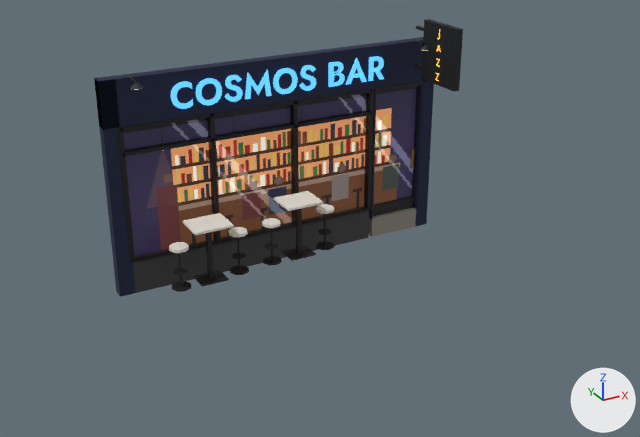
One commit to the glTF model art/models/props/venues/cosmos_bar.glb: the scene before it, then after it.
Both versions are drawn from a 50 mm lens placed at (-6.78, -13.89, 7.19), pointed at (-0.26, -2.03, 1.26). Every picture has the same lights, and +X, +Y and +Z are marked at lower right. The older version comes first. Objects named as collision shapes, trigger or cutter boxes, shadow casters or lower levels of detail are left out. Vertices at exactly the same position are counted once.

In view in the first picture: 'CosmosBar'.
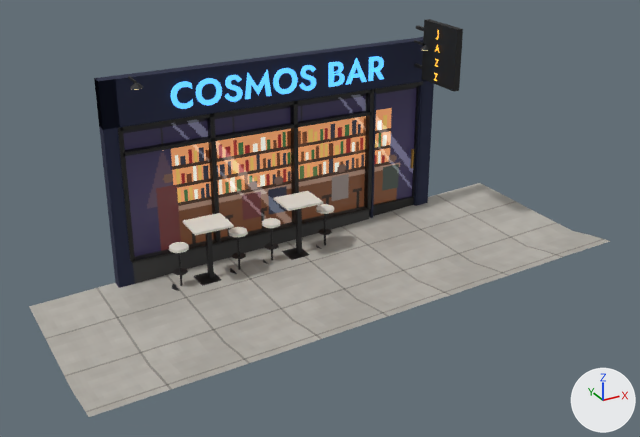
Pixel boxes [x1, y1, x2, y2] of what changed, in the pictures (640 x 437 px):
'CosmosBar', reshaped (57% wider, 43% taller): before [94, 19, 463, 297]; after [29, 19, 610, 417]
part 1 of me_cosmosbar, added: after [29, 183, 610, 417]

Patch to the scene script:
```diff
--- a/art/models/props/venues/cosmos_bar.glb.py
+++ b/art/models/props/venues/cosmos_bar.glb.py
@@ img_sidewalk @@
+img_sidewalk = load_image('sidewalk', '_unpacked/sidewalk', 64, 64, 'sRGB')
@@ mat_vn_pave @@
+mat_vn_pave = principled_material('VN_Pave')
+mat_vn_pave.texture = img_sidewalk
+mat_vn_pave.roughness = 0.95
@@ me_cosmosbar @@
 # used by ob_cosmosbar; location = (0.0, 0.0, 0.0)
-me_cosmosbar.from_pydata(...)  # 1734 vertices, 3036 faces; spans x -3.25..3.25, y -1.52..0.0, z -0.3..4.0
+me_cosmosbar.from_pydata(...)  # 1914 vertices, 3340 faces; spans x -4.75..4.75, y -3.75..0.0, z -0.3..4.0
+# me_cosmosbar part 1: a new loose piece of 180 vertices spanning x -4.75..4.75, y -3.75..0.0, z -0.19..0.41, in mat_vn_pave (picture img_sidewalk)
+# other edits to the shape of me_cosmosbar do not show in these pictures
 me_cosmosbar.materials.append(mat_vn_wall)
@@ me_cosmosbar @@
 me_cosmosbar.materials.append(mat_vn_lamp_cosmos_bar)
+me_cosmosbar.materials.append(mat_vn_pave)  # picture img_sidewalk
```
